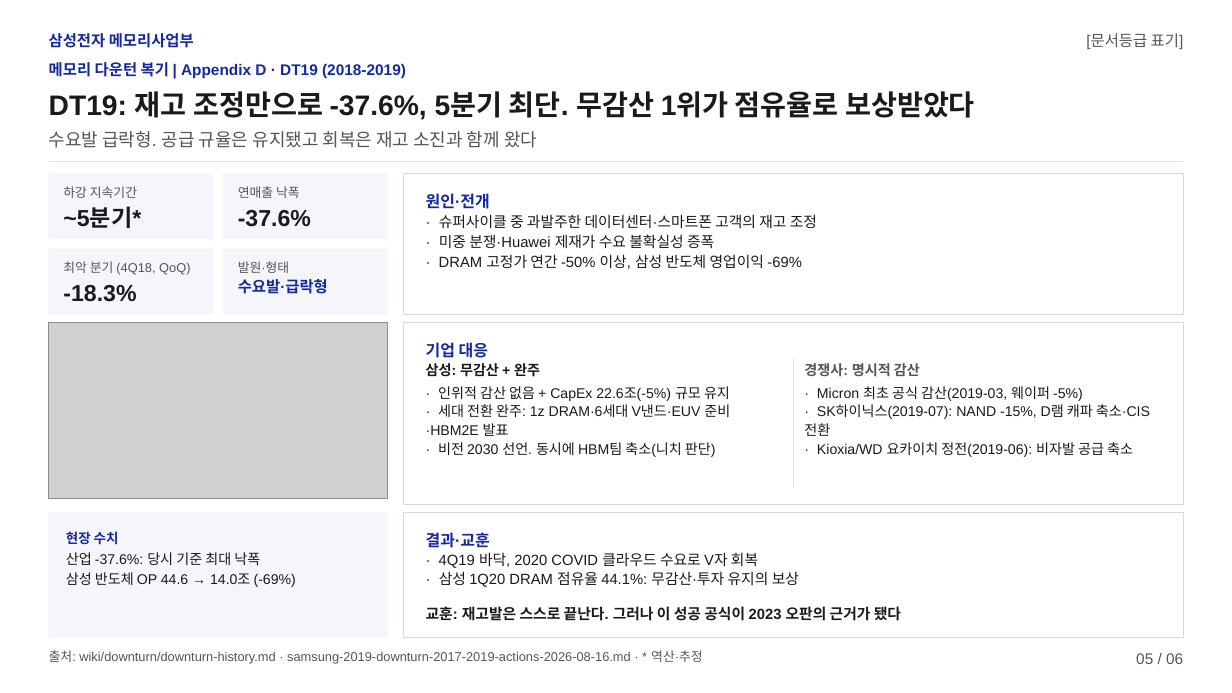
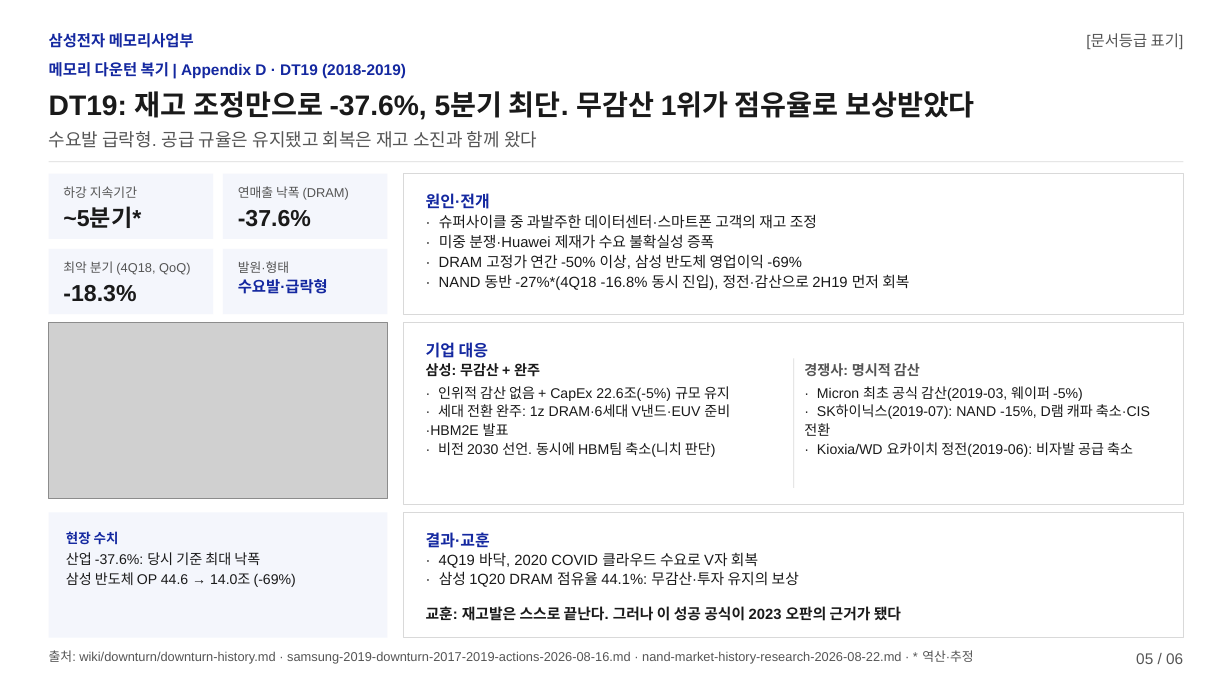
Before and after one commit to k31001/action-learning, a slide deck: slide 5 of outputs/presentation/downturn-review.pptx. Drawn at 1232x693 pixels with LibreOffice and Linux fonts; fonts in the diff are those of the drawing; grey boxes stand for pictures. Boxes give left, top, right and bottom in pixels: in the first picture for what was removed or moved away, otherwise in the second. Text is boxed around its words. In the diff, an @@ line names an element or a change of style, - is before the commit and + after.

```diff
--- a/outputs/presentation/downturn-review.pptx
+++ b/outputs/presentation/downturn-review.pptx
@@ text at <box>238,186,349,200</box>: text changed @@
-연매출 낙폭
+연매출 낙폭 (DRAM)
@@ text at <box>439,274,909,290</box>: paragraph added @@
+· NAND 동반 -27%*(4Q18 -16.8% 동시 진입), 정전·감산으로 2H19 먼저 회복
@@ text at <box>49,650,973,664</box>: text changed @@
-출처: wiki/downturn/downturn-history.md · samsung-2019-downturn-2017-2019-actions-2026-08-16.md · * 역산·추정
+출처: wiki/downturn/downturn-history.md · samsung-2019-downturn-2017-2019-actions-2026-08-16.md · nand-market-history-research-2026-08-22.md · * 역산·추정
```
Also in this commit, not shown: 5 other slides changed, 16 other files.
